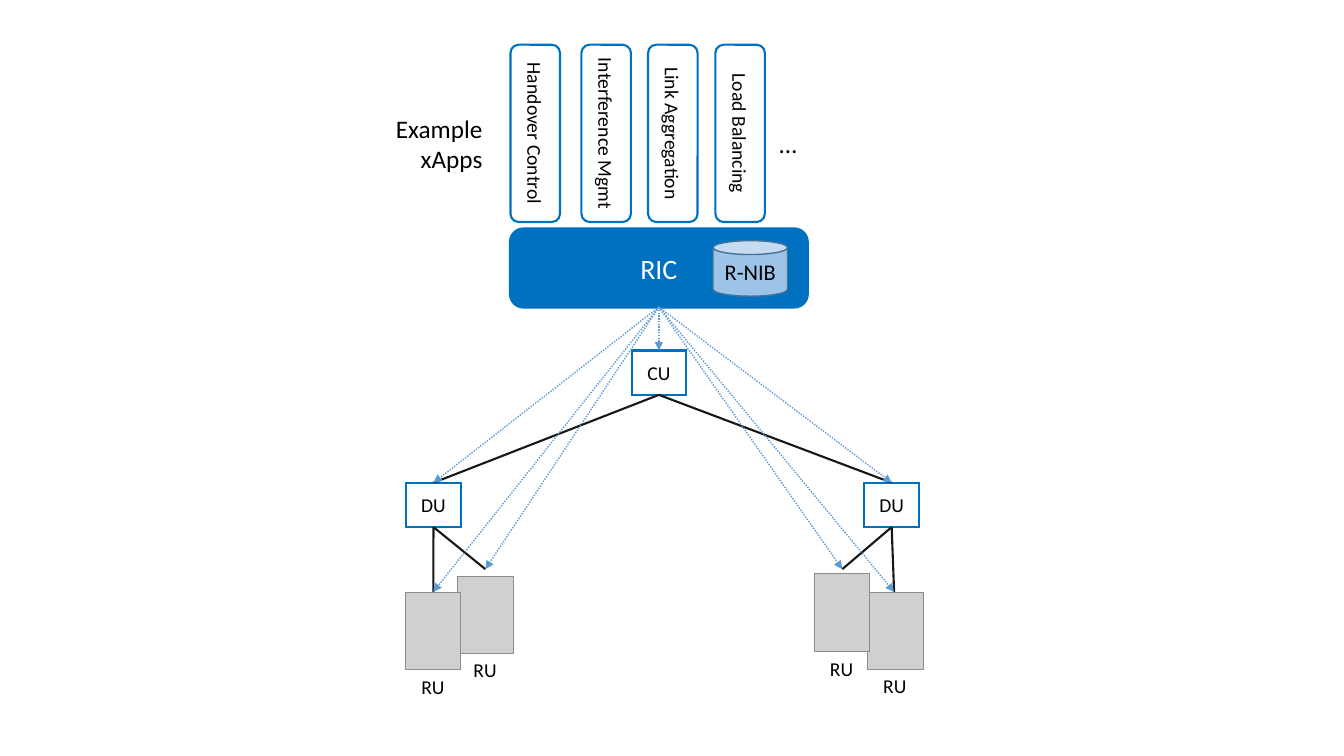
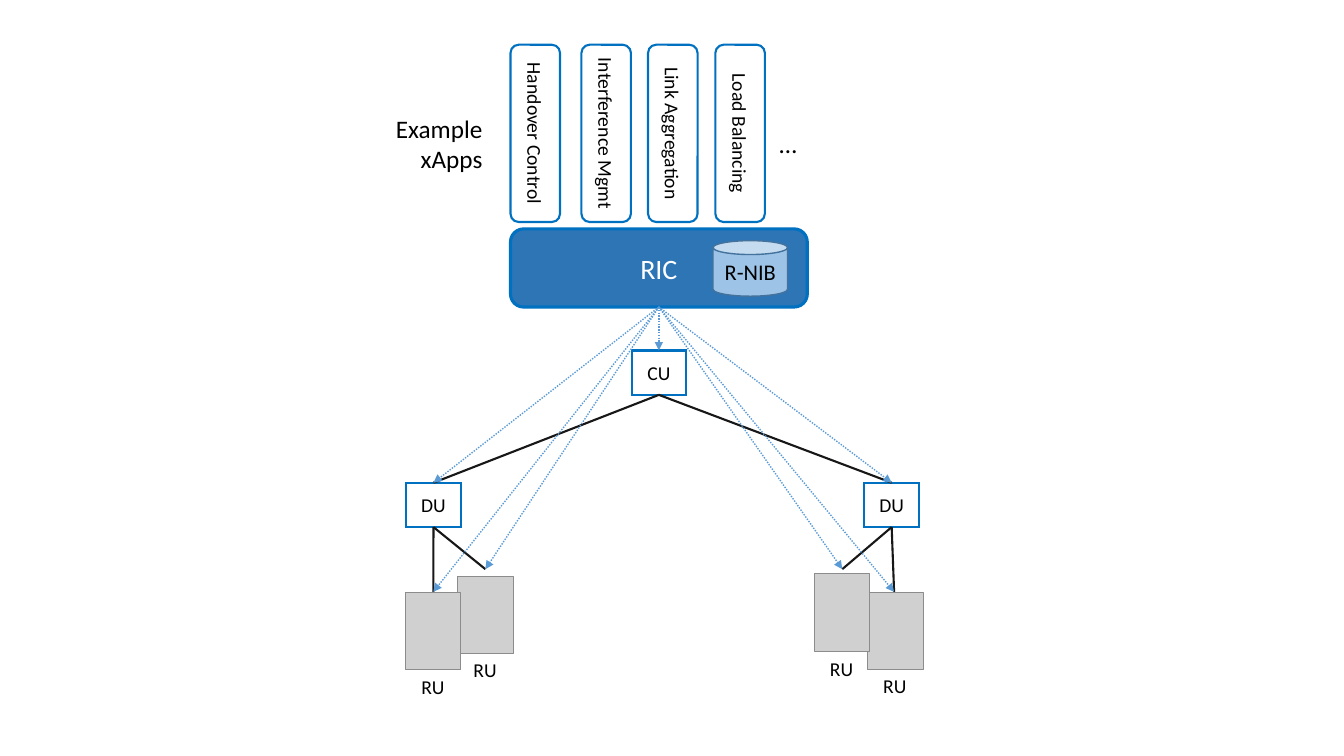
Before and after one commit to SystemsApproach/private5g, a slide deck: slide 5 of figures/sdn/figures.pptx. Drawn at 1344x756 pixels with LibreOffice and Linux fonts; fonts in the diff are those of the drawing; grey boxes stand for pictures. Boxes give left, top, right and bottom in pixels: in the first picture for what was removed or moved away, otherwise in the second. Text is boxed around its words. In the diff, an @@ line names an element or a change of style, - is before the commit and + after.

```diff
--- a/figures/sdn/figures.pptx
+++ b/figures/sdn/figures.pptx
@@ rounded rectangle "RIC" at <box>510,229,807,308</box>: fill #0070C0 to #2E75B6 @@
```
Also in this commit, not shown: 9 other slides changed, 9 other files.
